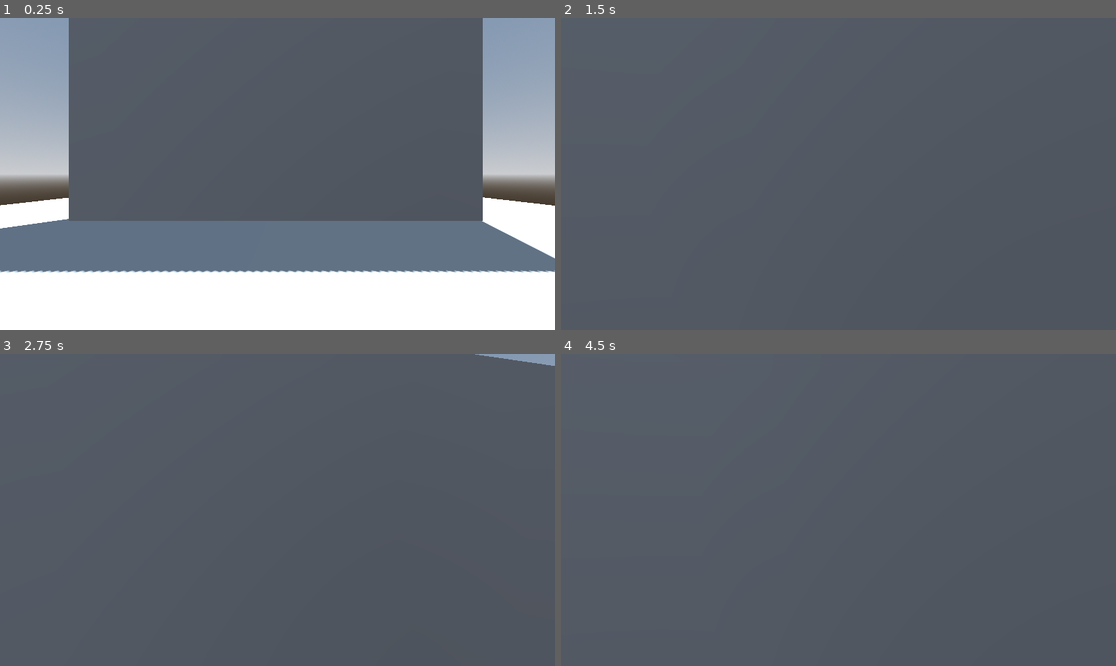
Above: before the commit, frames 1-4 (two rows, left to right).
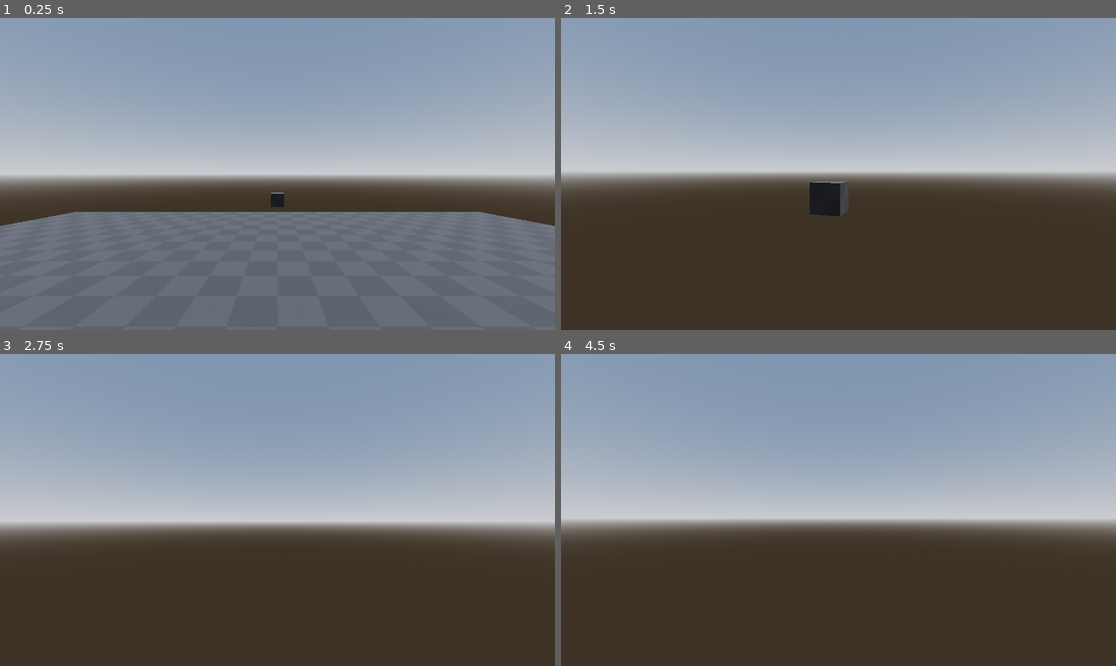
Above: after the commit, the same moments.

Repository: ayylol/viceroy-maxing
Game: Godot game, scene res://scenes/tung_scene.tscn
The game is run twice, just before and just after one commit, with the same random seed, the same clock (stepped at 60 frames per second) and the same inputs. The project has no main scene, so this scene is started directly.
Inputs (mouse positions are in pixels of both pictures, inside the frame that each line leads up to):
- Up to frame 1 (0.25 s): no input
- Up to frame 2 (1.5 s): move the mouse to (866, 174) at 0.52 s; hold W (move_up) from 0.53 s (still down); tap Shift (dash) at 0.6 s; tap Space (jump) at 0.77, 1.07 s; tap Ctrl (slide, bound only after the commit) at 0.8, 1.35 s; move the mouse to (810, 174) at 1.27 s
- Up to frame 3 (2.75 s): keep holding W (move_up); tap Space (jump) at 1.52, 1.55, 1.82 s; move the mouse to (288, 503) at 2.02 s; hold Space (jump) from 2.03 s (still down); tap Shift (dash) at 2.3 s
- Up to frame 4 (4.5 s): keep holding W (move_up); move the mouse to (832, 516) at 2.77 s; release Space (jump) at 2.78 s; tap Shift (dash) at 2.85, 4.35 s; tap Space (jump) at 3.02, 3.32 s; tap Ctrl (slide, bound only after the commit) at 3.05, 3.6 s; tap Enter at 3.5 s; move the mouse to (877, 513) at 3.52 s; hold Space (jump) 3.53-4.28 s; move the mouse to (794, 506) at 4.27 s

The runs differ from the first frame. In frame 1, 69% of the frame differs, in the area x 0-100%, y 0-100%; in frame 2, 99%; in frame 3, 99%; in frame 4, 99%.

Commit message:
saving for a rewrite

Diff:
--- a/objects/player.tscn
+++ b/objects/player.tscn
@@ -8,7 +8,7 @@
 script = ExtResource("1_eqqp1")
 
 [node name="Camera3D" type="Camera3D" parent="."]
-transform = Transform3D(1, 0, 0, 0, 1, 0, 0, 0, 1, 0, 0.75, 0)
+transform = Transform3D(1, 0, 0, 0, 1, 0, 0, 0, 1, 0, 0.5, 0)
 
 [node name="CollisionShape3D" type="CollisionShape3D" parent="."]
 shape = SubResource("CapsuleShape3D_5gfmb")
--- a/objects/player_controller.gd
+++ b/objects/player_controller.gd
@@ -1,87 +1,80 @@
 extends CharacterBody3D
 
-const tilt_lower_limit : float = deg_to_rad(-90)
-const tilt_upper_limit : float = deg_to_rad(90)
+@export_group("camera")
+@export_range(.1, 1., .05) var look_sensitivity : float = .3
+@export var head_height : float = .5
+@export var lower_height : float = -.5
 
-@export_range(.1, 1., .05) var look_sensitivity : float = .3
+@onready var camera : Camera3D = $Camera3D
 
-@export_group("running")
-@export var running_speed : float = 8.
-@export var running_accel_time : float = .02
+var _mouse_rotation : Vector3
+var _rotation_input : float
+var _tilt_input : float
 
-@export_group("dash")
-@export var dash_distance : float = 2.
-@export var dash_duration : float = .05
-@export var dash_count : int = 3
-@export var dash_recharge : float = 2.
+@export_group("stamina")
+@export var max_stamina : float = 3
+@export var stamina_recovery_rate : float = 1.2
+@export var infinite_stamina : bool = false
+
+@onready var stamina : float = max_stamina
+
+@export_group("walk")
+@export var walking_speed : float = 8.
 
 @export_group("jump")
-@export var jump_height : float = 4.
-@export var jump_duration : float = .5
-@export var fall_duration : float = .5
-
-## peak is the duration that the jump peak its height,
-## we can slow down gravity during peak for a longer peak
-@export var peak_threshold : float = .2
-
-## how much gravity is slowed down during peak
-@export var peak_multiplier : float = .5
+@export var jumping_height : float = 4.
+@export var jumping_duration : float = .5
 
 ## if jump is released early, we can cutoff the upward velocity to fall down faster
 @export var jump_cutoff_multiplier : float = .5
 
-@export_group("wall climb")
+var _jump_velocity : float
+var _gravity : float
+
+@export_group("dash")
+@export var dashing_speed : float = 24.
+@export var dashing_distance : float = 4.
+
+@onready var dash_duration : float = dashing_distance / dashing_speed
+@onready var dash_timer : float = 0.
+@onready var dash_direction : Vector3
+
+@export_group("slide")
+@export var sliding_speed : float = 12.
+
+@export_group("wall")
 ## only for horizontal velocity
 @export var wall_friction_multiplier : float = .5
 ## downward velocity clamp
-@export var wall_sliding_speed : float = 4.
+@export var wall_fall_speed : float = 4.
+
 @export var wall_bounce_time : float = .2
+@onready var wall_bounce_timer : float = 0.
+
 @export var wall_bounce_count : int = 3
+@onready var wall_bounce_left : int = wall_bounce_count
 
 @export_group("assists")
+
 @export var coyote_time : float = .2
+@onready var coyote_timer : float = 0.
+
 @export var jump_buffer : float = .2
+@onready var jump_buffer_timer : float = 0.
 
-@onready var camera : Camera3D = $Camera3D
+func consume_stamina(value: float) -> bool:
+	if stamina < value:
+		return false
+	stamina -= value
+	return true
 
-@onready var running_accel : float = running_speed / running_accel_time
-
-@onready var coyote_timer : float = 0.
-@onready var jump_buffer_timer : float = 0.
-@onready var wall_bounce_timer : float = 0.
-
-@onready var dash_speed : float = dash_distance / dash_duration
-@onready var dash_timer : float = 0.
-@onready var dash_direction : Vector3
-@onready var dash_recharge_timer : float = 0.
-
-@onready var dash_left : int = dash_count
-@onready var wall_bounce_left : int = wall_bounce_count
-
-# jump variables
-var _jump_velocity : float
-var _base_gravity : float
-var _fall_multiplier : float
-
-var _mouse_rotation : Vector3
-var _camera_rotation : Vector3
-var _player_rotation : Vector3
-
-var _rotation_input : float
-var _tilt_input : float
 
 func state_process(delta: float) -> void:
 	coyote_timer = move_toward(coyote_timer, 0., delta)
 	jump_buffer_timer = move_toward(jump_buffer_timer, 0., delta)
 	wall_bounce_timer = move_toward(wall_bounce_timer, 0., delta)
 	dash_timer = move_toward(dash_timer, 0., delta)
-
-	if dash_left < dash_count:
-		if dash_recharge_timer > 0:
-			dash_recharge_timer = move_toward(dash_recharge_timer, 0., delta)
-		else:
-			dash_recharge_timer = dash_recharge
-			dash_left = dash_count
+	stamina = minf(move_toward(stamina, max_stamina, stamina_recovery_rate * delta), max_stamina)
 
 	if is_on_floor() or is_on_wall():
 		coyote_timer = coyote_time
@@ -91,11 +84,22 @@
 
 func estimate_jump_and_gravity() -> void:
 	# h = v * t - 0.5 * g * t^2
-	_jump_velocity = 2. * jump_height / jump_duration
+	_jump_velocity = 2. * jumping_height / jumping_duration
 	# v = g * t
-	_base_gravity = _jump_velocity / jump_duration
-	# h = 0.5 * g * m * t^2
-	_fall_multiplier = (2. * jump_height) / (_base_gravity * (fall_duration ** 2))
+	_gravity = _jump_velocity / jumping_duration
+
+func camera_process(delta: float) -> void:
+	_mouse_rotation.x += _tilt_input * look_sensitivity * delta
+	_mouse_rotation.y += _rotation_input * look_sensitivity * delta
+	_mouse_rotation.x = clamp(_mouse_rotation.x, PI * -.5, PI * .5)
+
+	camera.transform.basis = Basis.from_euler(Vector3(_mouse_rotation.x, 0., 0.))
+	camera.rotation.z = 0.
+
+	global_transform.basis = Basis.from_euler(Vector3(0., _mouse_rotation.y, 0.))
+
+	_rotation_input = 0.
+	_tilt_input = 0.
 
 func _ready() -> void:
 	Input.mouse_mode = Input.MOUSE_MODE_CAPTURED
@@ -107,31 +111,13 @@
 		_tilt_input = -event.relative.y
 
 func _process(delta: float) -> void:
-	_mouse_rotation.x += _tilt_input * look_sensitivity * delta
-	_mouse_rotation.y += _rotation_input * look_sensitivity * delta
-	_mouse_rotation.x = clamp(_mouse_rotation.x, tilt_lower_limit, tilt_upper_limit)
-
-	_camera_rotation = Vector3(_mouse_rotation.x, 0., 0.)
-	_player_rotation = Vector3(0., _mouse_rotation.y, 0.)
-
-	camera.transform.basis = Basis.from_euler(_camera_rotation)
-	camera.rotation.z = 0.
-
-	var current_speed : float = Vector3(velocity.x, 0., velocity.z).length()
-	var max_speed : float = dash_speed
-	var min_speed : float = running_speed
-	camera.fov = lerpf(75, 65, (current_speed - min_speed) / (max_speed - min_speed))
-
-	global_transform.basis = Basis.from_euler(_player_rotation)
-
-	_rotation_input = 0.
-	_tilt_input = 0.
+	camera_process(delta)
 
 func _physics_process(delta: float) -> void:
 	state_process(delta)
 
 	if dash_timer > 0.:
-		velocity = (transform.basis * dash_direction).normalized() * dash_speed
+		velocity = (transform.basis * dash_direction).normalized() * dashing_speed
 	else:
 		if is_on_floor():
 			wall_bounce_left = wall_bounce_count
@@ -139,31 +125,21 @@
 		var input_vector := Input.get_vector("move_left", "move_right", "move_up", "move_down")
 		var input_direction := Vector3(input_vector.x, 0., input_vector.y)
 
-		if Input.is_action_just_pressed("dash") and dash_left > 0:
+		if Input.is_action_just_pressed("dash") and consume_stamina(1.):
 			if input_direction:
 				dash_direction = Vector3(input_vector.x, 0., input_vector.y)
 			else:
 				dash_direction = Vector3.FORWARD
 			dash_timer = dash_duration
-			if dash_left >= dash_count:
-				dash_recharge_timer = dash_recharge
-			dash_left -= 1
 			return
 		elif wall_bounce_timer <= 0.:
 			var running_direction : Vector3 = (transform.basis * input_direction).normalized()
-			velocity.x = move_toward(velocity.x, running_direction.x * running_speed, running_accel * delta)
-			velocity.z = move_toward(velocity.z, running_direction.z * running_speed, running_accel * delta)
+			velocity.x = running_direction.x * walking_speed
+			velocity.z = running_direction.z * walking_speed
 
 		if not is_on_floor():
-			var is_going_down : bool = velocity.y < 0.
-			var gravity : float = _base_gravity
-			if absf(velocity.y) < peak_threshold:
-				gravity *= peak_multiplier
-			elif is_going_down:
-				gravity *= _fall_multiplier
-			velocity.y -= gravity * delta
-
-			if Input.is_action_just_released("jump") and not is_going_down:
+			velocity.y -= _gravity * delta
+			if Input.is_action_just_released("jump") and velocity.y >= 0.:
 				wall_bounce_timer = 0
 				velocity.y *= jump_cutoff_multiplier
 
@@ -183,6 +159,6 @@
 		if is_on_wall() and velocity.dot(get_wall_normal()) < 0.:
 				velocity.x *= wall_friction_multiplier
 				velocity.z *= wall_friction_multiplier
-				velocity.y = maxf(velocity.y, -wall_sliding_speed)
+				velocity.y = maxf(velocity.y, -wall_fall_speed)
 
 	move_and_slide()
--- a/project.godot
+++ b/project.godot
@@ -46,6 +46,11 @@
 "events": [Object(InputEventKey,"resource_local_to_scene":false,"resource_name":"","device":-1,"window_id":0,"alt_press …(195 unchanged characters)…
 ]
 }
+slide={
+"deadzone": 0.2,
+"events": [Object(InputEventKey,"resource_local_to_scene":false,"resource_name":"","device":-1,"window_id":0,"alt_pressed":false,"shift_pressed":false,"ctrl_pressed":false,"meta_pressed":false,"pressed":false,"keycode":0,"physical_keycode":4194326,"key_label":0,"unicode":0,"location":0,"echo":false,"script":null)
+]
+}
 
 [rendering]
 
--- a/scenes/tung_scene.tscn
+++ b/scenes/tung_scene.tscn
@@ -1,6 +1,7 @@
-[gd_scene load_steps=13 format=3 uid="uid://srcvv7dctmcw"]
+[gd_scene load_steps=8 format=3 uid="uid://srcvv7dctmcw"]
 
 [ext_resource type="PackedScene" uid="uid://w8724wma7kbi" path="res://objects/player.tscn" id="1_nhyco"]
+[ext_resource type="Texture2D" uid="uid://cgj6d6by4klhm" path="res://assets/kenney_prototype_textures/Dark/texture_09.png" id="2_nhyco"]
 
 [sub_resource type="ProceduralSkyMaterial" id="ProceduralSkyMaterial_yv14j"]
 sky_horizon_color = Color(0.662243, 0.671743, 0.686743, 1)
@@ -14,37 +15,14 @@
 sky = SubResource("Sky_nhyco")
 tonemap_mode = 2
 
-[sub_resource type="PlaneMesh" id="PlaneMesh_5gfmb"]
-lightmap_size_hint = Vector2i(162, 162)
-add_uv2 = true
-size = Vector2(32, 32)
+[sub_resource type="StandardMaterial3D" id="StandardMaterial3D_nhyco"]
+albedo_texture = ExtResource("2_nhyco")
+uv1_triplanar = true
+uv1_world_triplanar = true
+uv2_triplanar = true
+uv2_world_triplanar = true
 
-[sub_resource type="ConcavePolygonShape3D" id="ConcavePolygonShape3D_yv14j"]
-data = PackedVector3Array(16, 0, 16, -16, 0, 16, 16, 0, -16, -16, 0, 16, -16, 0, -16, 16, 0, -16)
-
-[sub_resource type="BoxMesh" id="BoxMesh_yv14j"]
-lightmap_size_hint = Vector2i(89, 166)
-add_uv2 = true
-size = Vector3(16, 8, 1)
-
-[sub_resource type="ConcavePolygonShape3D" id="ConcavePolygonShape3D_nhyco"]
-data = PackedVector3Array(-8, 4, 0.5, 8, 4, 0.5, -8, -4, 0.5, 8, 4, 0.5, 8, -4, 0.5, -8, -4, 0.5, 8, 4, -0.5, -8, 4, -0.5, 8, -4, -0.5, -8, 4, -0.5, -8, -4, -0.5, 8, -4, -0.5, 8, 4, 0.5, 8, 4, -0.5, 8, -4, 0.5, 8, 4, -0.5, 8, -4, -0.5, 8, -4, 0.5, -8, 4, -0.5, -8, 4, 0.5, -8, -4, -0.5, -8, 4, 0.5, -8, -4, 0.5, -8, -4, -0.5, 8, 4, 0.5, -8, 4, 0.5, 8, 4, -0.5, -8, 4, 0.5, -8, 4, -0.5, 8, 4, -0.5, -8, -4, 0.5, 8, -4, 0.5, -8, -4, -0.5, 8, -4, 0.5, 8, -4, -0.5, -8, -4, -0.5)
-
-[sub_resource type="BoxMesh" id="BoxMesh_nhyco"]
-lightmap_size_hint = Vector2i(89, 166)
-add_uv2 = true
-size = Vector3(16, 8, 1)
-
-[sub_resource type="ConcavePolygonShape3D" id="ConcavePolygonShape3D_hf6oe"]
-data = PackedVector3Array(-8, 4, 0.5, 8, 4, 0.5, -8, -4, 0.5, 8, 4, 0.5, 8, -4, 0.5, -8, -4, 0.5, 8, 4, -0.5, -8, 4, -0.5, 8, -4, -0.5, -8, 4, -0.5, -8, -4, -0.5, 8, -4, -0.5, 8, 4, 0.5, 8, 4, -0.5, 8, -4, 0.5, 8, 4, -0.5, 8, -4, -0.5, 8, -4, 0.5, -8, 4, -0.5, -8, 4, 0.5, -8, -4, -0.5, -8, 4, 0.5, -8, -4, 0.5, -8, -4, -0.5, 8, 4, 0.5, -8, 4, 0.5, 8, 4, -0.5, -8, 4, 0.5, -8, 4, -0.5, 8, 4, -0.5, -8, -4, 0.5, 8, -4, 0.5, -8, -4, -0.5, 8, -4, 0.5, 8, -4, -0.5, -8, -4, -0.5)
-
-[sub_resource type="BoxMesh" id="BoxMesh_hf6oe"]
-lightmap_size_hint = Vector2i(14, 171)
-add_uv2 = true
-size = Vector3(1, 16, 1)
-
-[sub_resource type="ConcavePolygonShape3D" id="ConcavePolygonShape3D_0x35f"]
-data = PackedVector3Array(-0.5, 8, 0.5, 0.5, 8, 0.5, -0.5, -8, 0.5, 0.5, 8, 0.5, 0.5, -8, 0.5, -0.5, -8, 0.5, 0.5, 8, -0.5, -0.5, 8, -0.5, 0.5, -8, -0.5, -0.5, 8, -0.5, -0.5, -8, -0.5, 0.5, -8, -0.5, 0.5, 8, 0.5, 0.5, 8, -0.5, 0.5, -8, 0.5, 0.5, 8, -0.5, 0.5, -8, -0.5, 0.5, -8, 0.5, -0.5, 8, -0.5, -0.5, 8, 0.5, -0.5, -8, -0.5, -0.5, 8, 0.5, -0.5, -8, 0.5, -0.5, -8, -0.5, 0.5, 8, 0.5, -0.5, 8, 0.5, 0.5, 8, -0.5, -0.5, 8, 0.5, -0.5, 8, -0.5, 0.5, 8, -0.5, -0.5, -8, 0.5, 0.5, -8, 0.5, -0.5, -8, -0.5, 0.5, -8, 0.5, 0.5, -8, -0.5, -0.5, -8, -0.5)
+[sub_resource type="StandardMaterial3D" id="StandardMaterial3D_hf6oe"]
 
 [node name="TungScene" type="Node"]
 
@@ -55,40 +33,20 @@
 [node name="WorldEnvironment" type="WorldEnvironment" parent="."]
 environment = SubResource("Environment_hf6oe")
 
-[node name="Floor" type="MeshInstance3D" parent="."]
-mesh = SubResource("PlaneMesh_5gfmb")
+[node name="Player" parent="." instance=ExtResource("1_nhyco")]
+transform = Transform3D(1, 0, 0, 0, 1, 0, 0, 0, 1, 0, 2, 0)
 
-[node name="StaticBody3D" type="StaticBody3D" parent="Floor"]
+[node name="Viceroy" type="CSGCombiner3D" parent="."]
+material_override = SubResource("StandardMaterial3D_nhyco")
+use_collision = true
 
-[node name="CollisionShape3D" type="CollisionShape3D" parent="Floor/StaticBody3D"]
-shape = SubResource("ConcavePolygonShape3D_yv14j")
+[node name="CSGBox3D" type="CSGBox3D" parent="Viceroy"]
+size = Vector3(16, 1, 16)
+material = SubResource("StandardMaterial3D_hf6oe")
 
-[node name="Wall" type="MeshInstance3D" parent="."]
-transform = Transform3D(1, 0, 0, 0, 1, 0, 0, 0, 1, 0, 4, 8)
-mesh = SubResource("BoxMesh_yv14j")
+[node name="CSGBox3D2" type="CSGBox3D" parent="Viceroy"]
+transform = Transform3D(1, 0, 0, 0, 1, 0, 0, 0, 1, 0, 0, -16)
 
-[node name="StaticBody3D" type="StaticBody3D" parent="Wall"]
-
-[node name="CollisionShape3D" type="CollisionShape3D" parent="Wall/StaticBody3D"]
-shape = SubResource("ConcavePolygonShape3D_nhyco")
-
-[node name="Wall2" type="MeshInstance3D" parent="."]
-transform = Transform3D(1, 0, 0, 0, 1, 0, 0, 0, 1, 0, 4, -8)
-mesh = SubResource("BoxMesh_nhyco")
-
-[node name="StaticBody3D" type="StaticBody3D" parent="Wall2"]
-
-[node name="CollisionShape3D" type="CollisionShape3D" parent="Wall2/StaticBody3D"]
-shape = SubResource("ConcavePolygonShape3D_hf6oe")
-
-[node name="High Wall" type="MeshInstance3D" parent="."]
-transform = Transform3D(1, 0, 0, 0, 1, 0, 0, 0, 1, 4, 8, 0)
-mesh = SubResource("BoxMesh_hf6oe")
-
-[node name="StaticBody3D" type="StaticBody3D" parent="High Wall"]
-
-[node name="CollisionShape3D" type="CollisionShape3D" parent="High Wall/StaticBody3D"]
-shape = SubResource("ConcavePolygonShape3D_0x35f")
-
-[node name="Player" parent="." instance=ExtResource("1_nhyco")]
-transform = Transform3D(1, 0, 0, 0, 1, 0, 0, 0, 1, 0.0665493, 2.06634, 0.0188904)
+[node name="CSGBox3D3" type="CSGBox3D" parent="Viceroy"]
+transform = Transform3D(1, 0, 0, 0, 1, 0, 0, 0, 1, -8, 4, 0)
+size = Vector3(1, 8, 8)
Binary file added: assets/kenney_prototype_textures/Dark/texture_01.png
Not shown, added: assets/kenney_prototype_textures/Dark/texture_01.png.import
Binary file added: assets/kenney_prototype_textures/Dark/texture_02.png
Not shown, added: assets/kenney_prototype_textures/Dark/texture_02.png.import
Binary file added: assets/kenney_prototype_textures/Dark/texture_03.png
Not shown, added: assets/kenney_prototype_textures/Dark/texture_03.png.import
Binary file added: assets/kenney_prototype_textures/Dark/texture_04.png
Not shown, added: assets/kenney_prototype_textures/Dark/texture_04.png.import
Binary file added: assets/kenney_prototype_textures/Dark/texture_05.png
Not shown, added: assets/kenney_prototype_textures/Dark/texture_05.png.import
Binary file added: assets/kenney_prototype_textures/Dark/texture_06.png
Not shown, added: assets/kenney_prototype_textures/Dark/texture_06.png.import
(and 145 more such lines)
